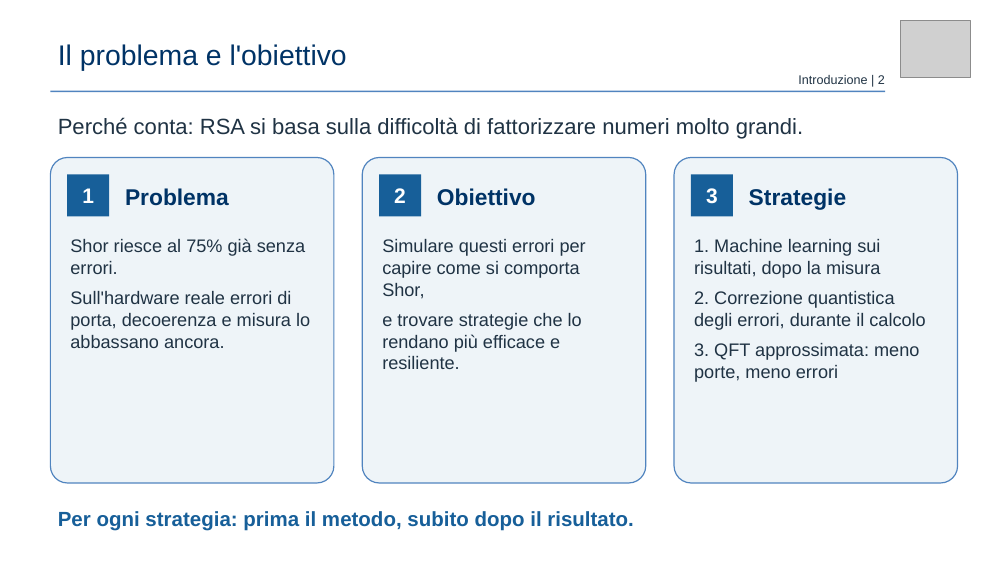
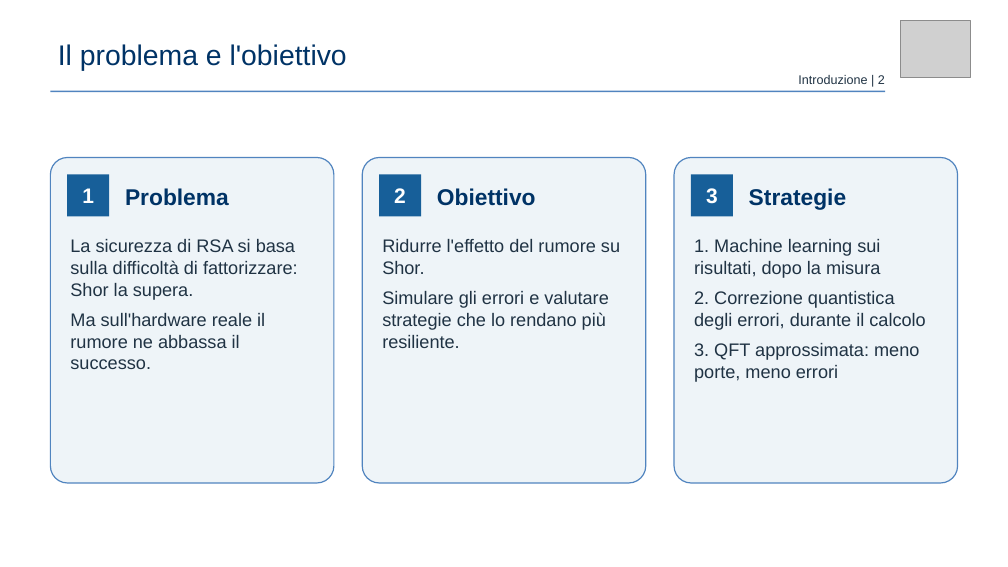
Before and after one commit to claudio-dragotta/shor-nisq-qec-thesis, a slide deck: slide 2 of presentazione/Dragotta Claudio - VERSIONE AGGIORNATA.pptx. Drawn at 1008x567 pixels with LibreOffice and Linux fonts; fonts in the diff are those of the drawing; grey boxes stand for pictures. Boxes give left, top, right and bottom in pixels: in the first picture for what was removed or moved away, otherwise in the second. Text is boxed around its words. In the diff, an @@ line names an element or a change of style, - is before the commit and + after.

```diff
--- a/presentazione/Dragotta Claudio - VERSIONE AGGIORNATA.pptx
+++ b/presentazione/Dragotta Claudio - VERSIONE AGGIORNATA.pptx
@@ text removed at <box>58,117,803,139</box> @@
-Perché conta: RSA si basa sulla difficoltà di fattorizzare numeri molto grandi.
@@ text at <box>70,239,298,369</box>: text changed @@
-Shor riesce al 75% già senza errori.
-Sull'hardware reale errori di porta, decoerenza e misura lo abbassano ancora.
+La sicurezza di RSA si basa sulla difficoltà di fattorizzare: Shor la supera.
+Ma sull'hardware reale il rumore ne abbassa il successo.
@@ text at <box>382,239,620,348</box>: text changed @@
-Simulare questi errori per capire come si comporta Shor,
-e trovare strategie che lo rendano più efficace e resiliente.
+Ridurre l'effetto del rumore su Shor.
+Simulare gli errori e valutare strategie che lo rendano più resiliente.
@@ text removed at <box>58,511,634,531</box> @@
-Per ogni strategia: prima il metodo, subito dopo il risultato.
```
Also in this commit, not shown: 3 other slides changed, 2 slides added, 5 other files.
